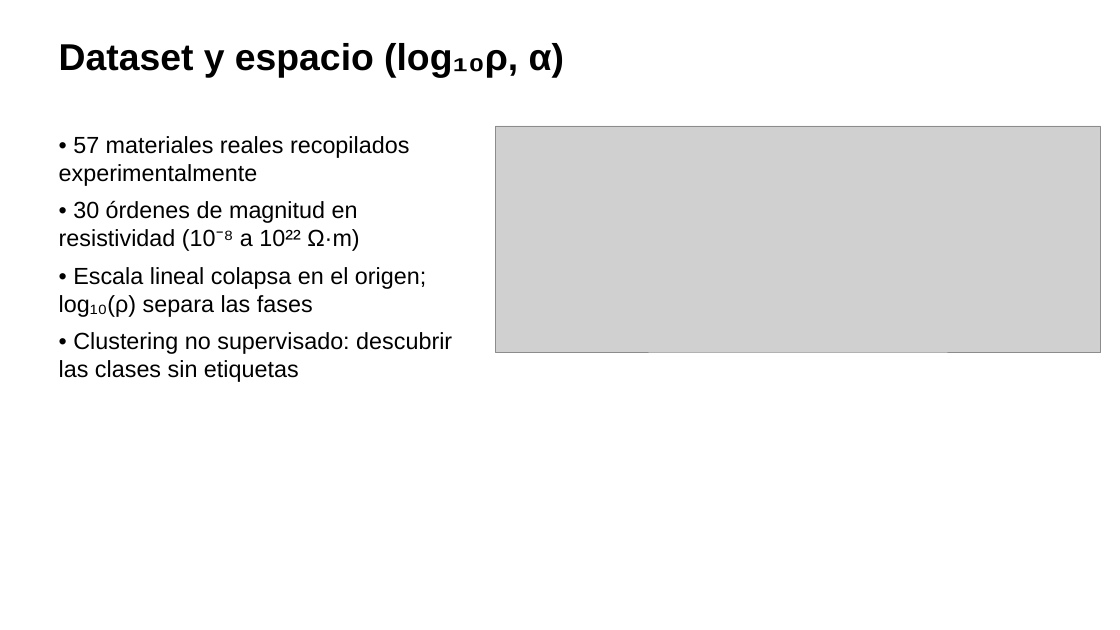
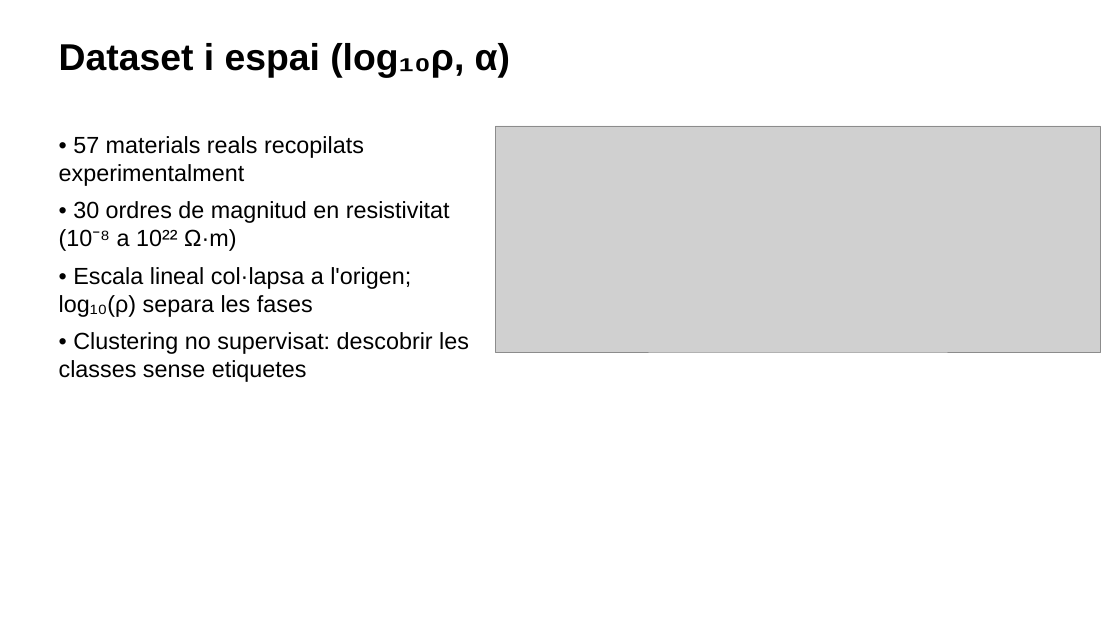
Before and after one commit to ArnauMontull/CPIA-Expo, a slide deck: slide 13 of presentacion/expo_cpia.pptx. Drawn at 1120x630 pixels with LibreOffice and Linux fonts; fonts in the diff are those of the drawing; grey boxes stand for pictures. Boxes give left, top, right and bottom in pixels: in the first picture for what was removed or moved away, otherwise in the second. Text is boxed around its words. In the diff, an @@ line names an element or a change of style, - is before the commit and + after.

```diff
--- a/presentacion/expo_cpia.pptx
+++ b/presentacion/expo_cpia.pptx
@@ text at [59, 43, 510, 78]: text changed @@
-Dataset y espacio (log₁₀ρ, α)
+Dataset i espai (log₁₀ρ, α)
@@ text at [59, 136, 469, 382]: text changed @@
-• 57 materiales reales recopilados experimentalmente
-• 30 órdenes de magnitud en resistividad (10⁻⁸ a 10²² Ω·m)
-• Escala lineal colapsa en el origen; log₁₀(ρ) separa las fases
-• Clustering no supervisado: descubrir las clases sin etiquetas
+• 57 materials reals recopilats experimentalment
+• 30 ordres de magnitud en resistivitat (10⁻⁸ a 10²² Ω·m)
+• Escala lineal col·lapsa a l'origen; log₁₀(ρ) separa les fases
+• Clustering no supervisat: descobrir les classes sense etiquetes
```
Also in this commit, not shown: 5 other slides changed, 13 other files.
